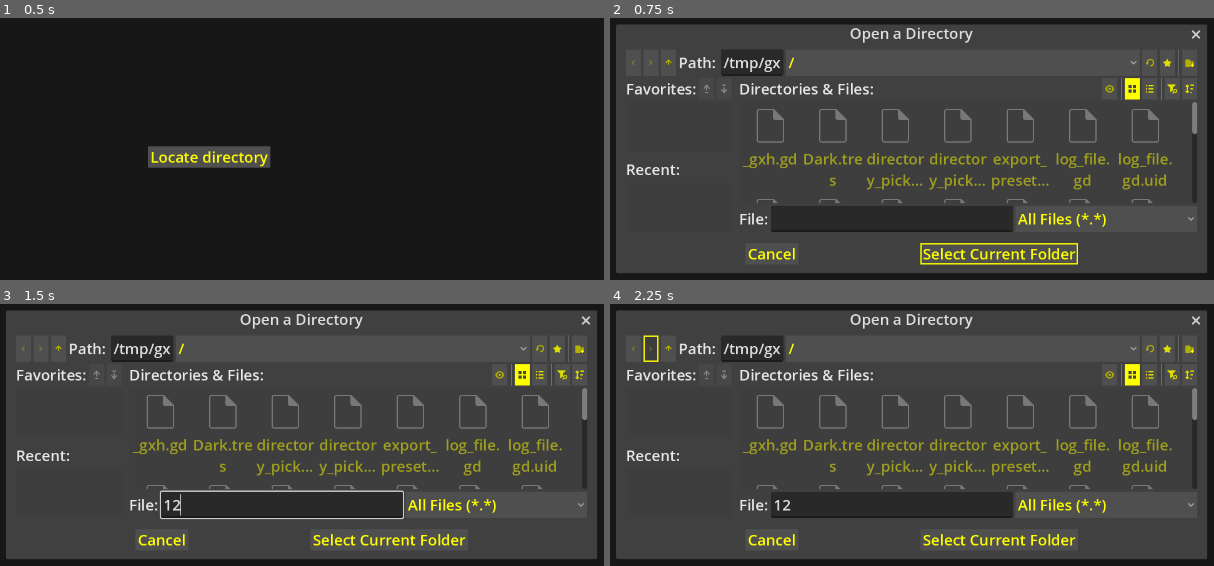
Above: before the commit, frames 1-4 (two rows, left to right).
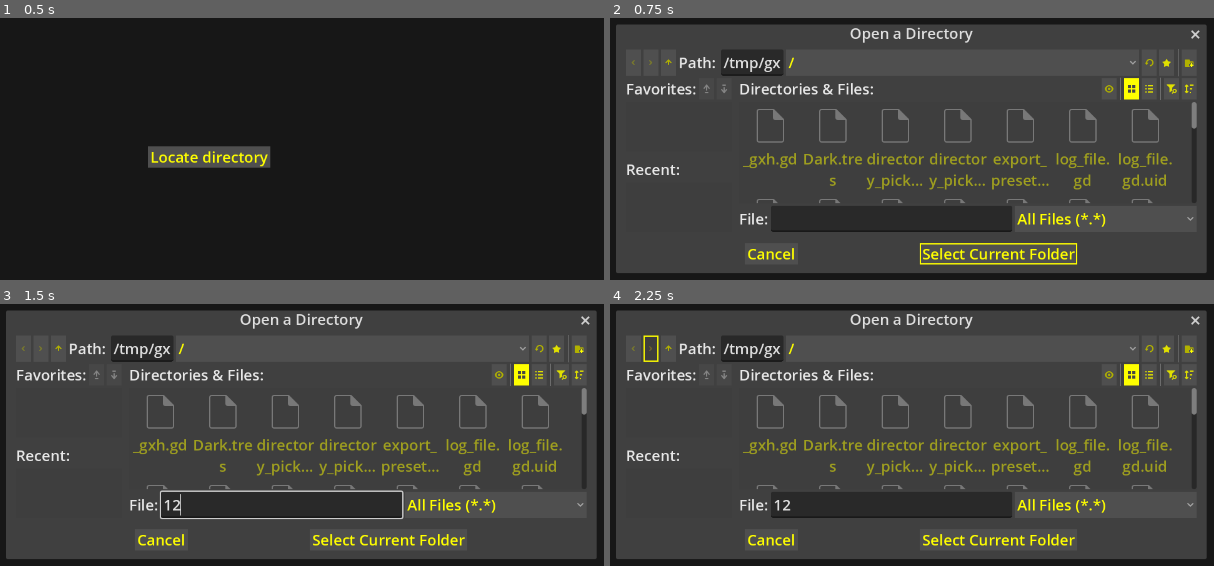
Above: after the commit, the same moments.

Repository: l1chorpe/cyberpunk-log-viewer
Game: Godot game, scene res://MainWindow.tscn
Two runs of this game, one before a commit and one after it. Both use one fixed random seed, a clock stepped at 60 frames per second and the inputs below.
Inputs (mouse positions are in pixels of both pictures, inside the frame that each line leads up to):
- Up to frame 1 (0.5 s): no input
- Up to frame 2 (0.75 s): click "Locate directory" at 0.5 s
- Up to frame 3 (1.5 s): click (283, 505) at 1.27 s; type "12" at 1.35 s
- Up to frame 4 (2.25 s): click (652, 348) at 2 s

Frame 1 is identical in both runs. In frame 2, 1.1% of the frame differs, in the area x 22-98%, y 4-95%; in frame 3, 1.1%; in frame 4, 1.0%.

Commit message:
feat: game path is now saved on exit

Diff:
--- a/main_window.gd
+++ b/main_window.gd
@@ -3,6 +3,16 @@
 
 func _ready() -> void:
     resized.connect(_resized)
+    _load_settings()
 
 func _resized() -> void:
     %LogFileList.resize()
+
+func _load_settings() -> void:
+    if Settings.default_game_path != "":
+        $DirectorySelection/DirectoryPicker.dir_selected.emit(Settings.default_game_path)
+
+func _notification(what: int) -> void:
+    if what == NOTIFICATION_WM_CLOSE_REQUEST:
+        Settings.save_settings()
+        get_tree().quit()
--- /dev/null
+++ b/settings.gd
@@ -0,0 +1,25 @@
+class_name Settings
+
+const SETTINGS_FILE_PATH = "user://clv-settings.cfg"
+
+static var settings = ConfigFile.new()
+
+static var default_game_path: String
+
+
+static func _static_init() -> void:
+    if FileAccess.file_exists(SETTINGS_FILE_PATH):
+        _load_settings()
+    else:
+        _create_settings()
+
+static func save_settings() -> void:
+    settings.set_value("Main", "default_game_path", default_game_path)
+    settings.save(SETTINGS_FILE_PATH)
+
+static func _load_settings() -> void:
+    settings.load(SETTINGS_FILE_PATH)
+    default_game_path = settings.get_value("Main", "default_game_path")
+
+static func _create_settings() -> void:
+    default_game_path = ""
--- a/view_logs_button.gd
+++ b/view_logs_button.gd
@@ -8,6 +8,9 @@
     # Hide directory selection window
     %DirectorySelection.hide()
 
+    # Set persistent default path
+    Settings.default_game_path = %DirectoryName.text
+
     # Retrieve all log files and update the displayed list
     %LogFileList.find_all_log_files(%DirectoryName.text, %ToggleFullSearch.button_pressed)
     %LogFileList.update_displayed()
Not shown, added: settings.gd.uid
Not shown, changed: README.md
